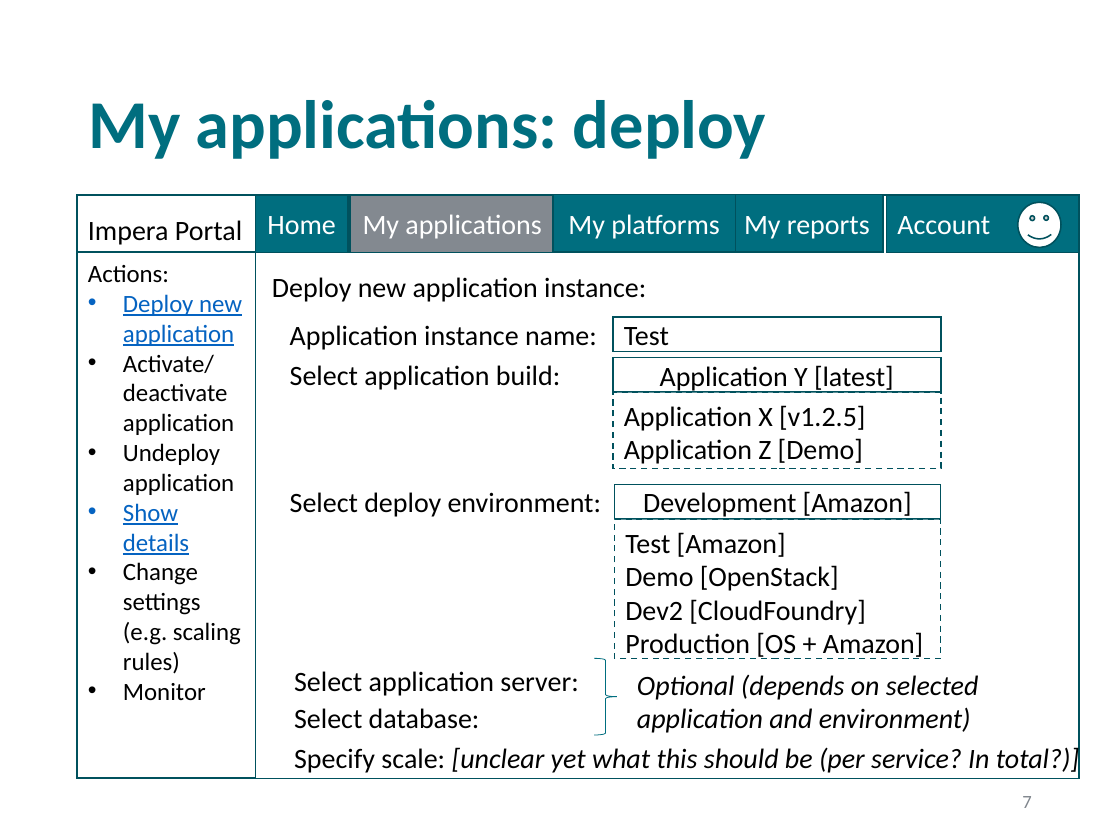
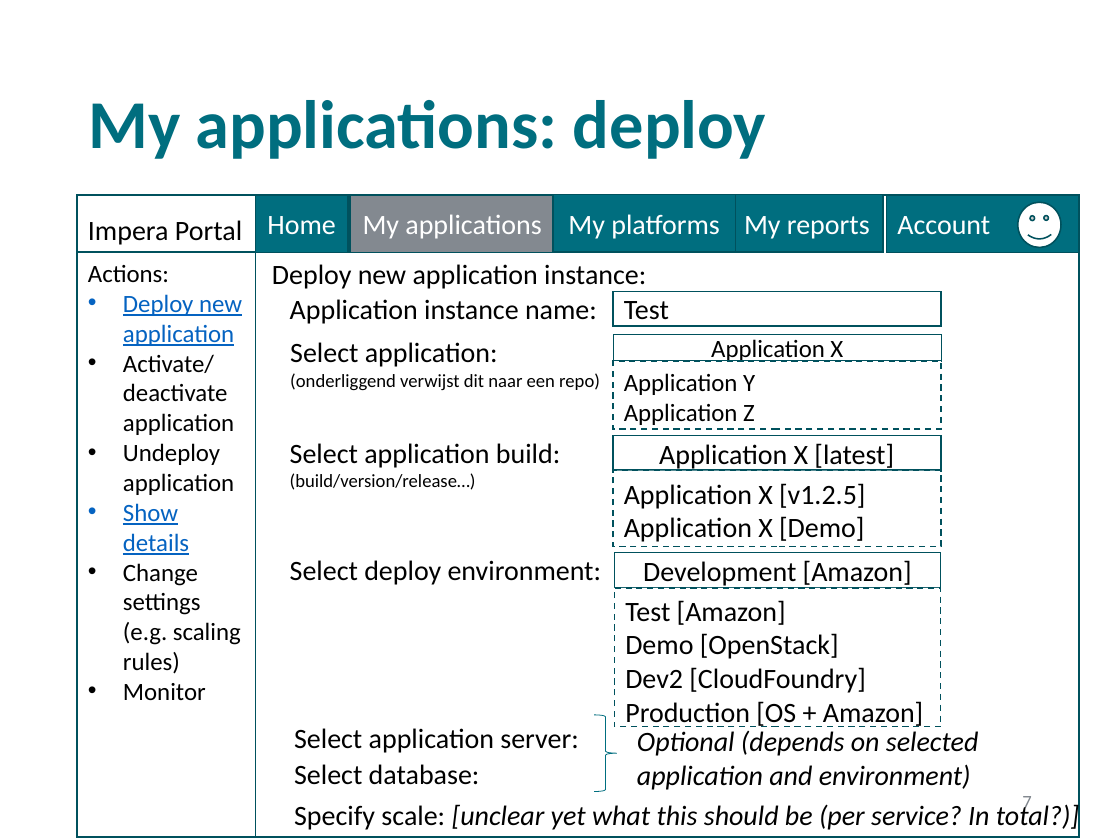
Before and after one commit to inmanta/inmanta-dashboard, a slide deck: slide 7 of demo/UI mock-ups.pptx. Drawn at 1120x840 pixels with LibreOffice and Linux fonts; fonts in the diff are those of the drawing; background and template pictures are left out. Boxes give left, top, right and bottom in pixels: in the first picture for what was removed or moved away, otherwise in the second. Text is boxed around its words. In the diff, an @@ line names an element or a change of style, - is before the commit and + after.

Commit message:
minor update

```diff
--- a/demo/UI mock-ups.pptx
+++ b/demo/UI mock-ups.pptx
@@ rectangle: place and size @@
-rectangle at (77,195,1080,778)
+rectangle at (77,195,1080,837)
@@ rectangle "Actions:": place and size @@
-rectangle "Actions:" at (77,252,255,778)
+rectangle "Actions:" at (77,252,255,837)
@@ text "Deploy new application instance:": place and size @@
-text "Deploy new application instance:" at (272,277,646,302)
+text "Deploy new application instance:" at (272,264,646,289)
@@ text "Application instance name:": place and size @@
-text "Application instance name:" at (290,325,597,350)
+text "Application instance name:" at (290,299,597,324)
@@ rectangle "Test": place and size @@
-rectangle "Test" at (613,317,941,352)
+rectangle "Test" at (613,291,941,326)
@@ text added at (290,342,600,391), 12 pt, text #000000 @@
+Select application:
+(onderliggend verwijst dit naar een repo)
@@ rectangle added at (614,335,942,362), fill #FFFFFF, outline #00515E 1 pt, 16 pt, text #000000 @@
+Application X
@@ rectangle added at (613,361,941,429), fill #FFFFFF, outline #00515E 1 pt dashed, 16 pt, text #000000 @@
+Application Y
+Application Z
@@ text at (290,443,560,490): text changed; size 18 to 12 pt @@
-Select application build:
+Select application build:
+(build/version/release…)
@@ rectangle "Application X [latest]": place and size @@
-rectangle "Application X [latest]" at (613,357,941,392)
+rectangle "Application X [latest]" at (613,436,941,470)
@@ text in rectangle at (659,443,894,470): text changed @@
-Application Y [latest]
+Application X [latest]
@@ rectangle "Application X [v1.2.5]": place and size @@
-rectangle "Application X [v1.2.5]" at (613,393,941,469)
+rectangle "Application X [v1.2.5]" at (613,470,941,547)
@@ text in rectangle at (624,516,864,542): text changed @@
-Application Z [Demo]
+Application X [Demo]
@@ 2 rectangles, 1 text: place and size @@
-2 rectangles, 1 text at (290,484,941,659)
+2 rectangles, 1 text at (290,552,941,727)
@@ 3 texts, 1 right brace: place and size @@
-3 texts, 1 right brace at (294,659,1079,775)
+3 texts, 1 right brace at (294,715,1079,831)
@@ text "Select database:": place and size @@
-text "Select database:" at (294,708,480,729)
+text "Select database:" at (294,764,480,785)
```
